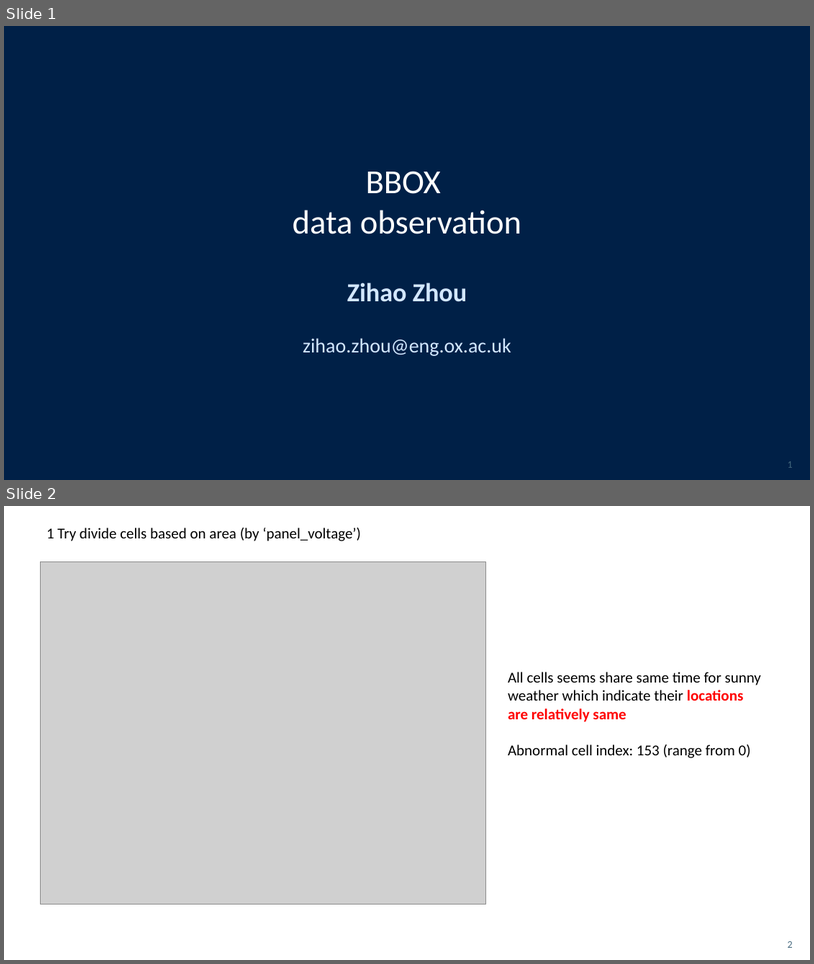
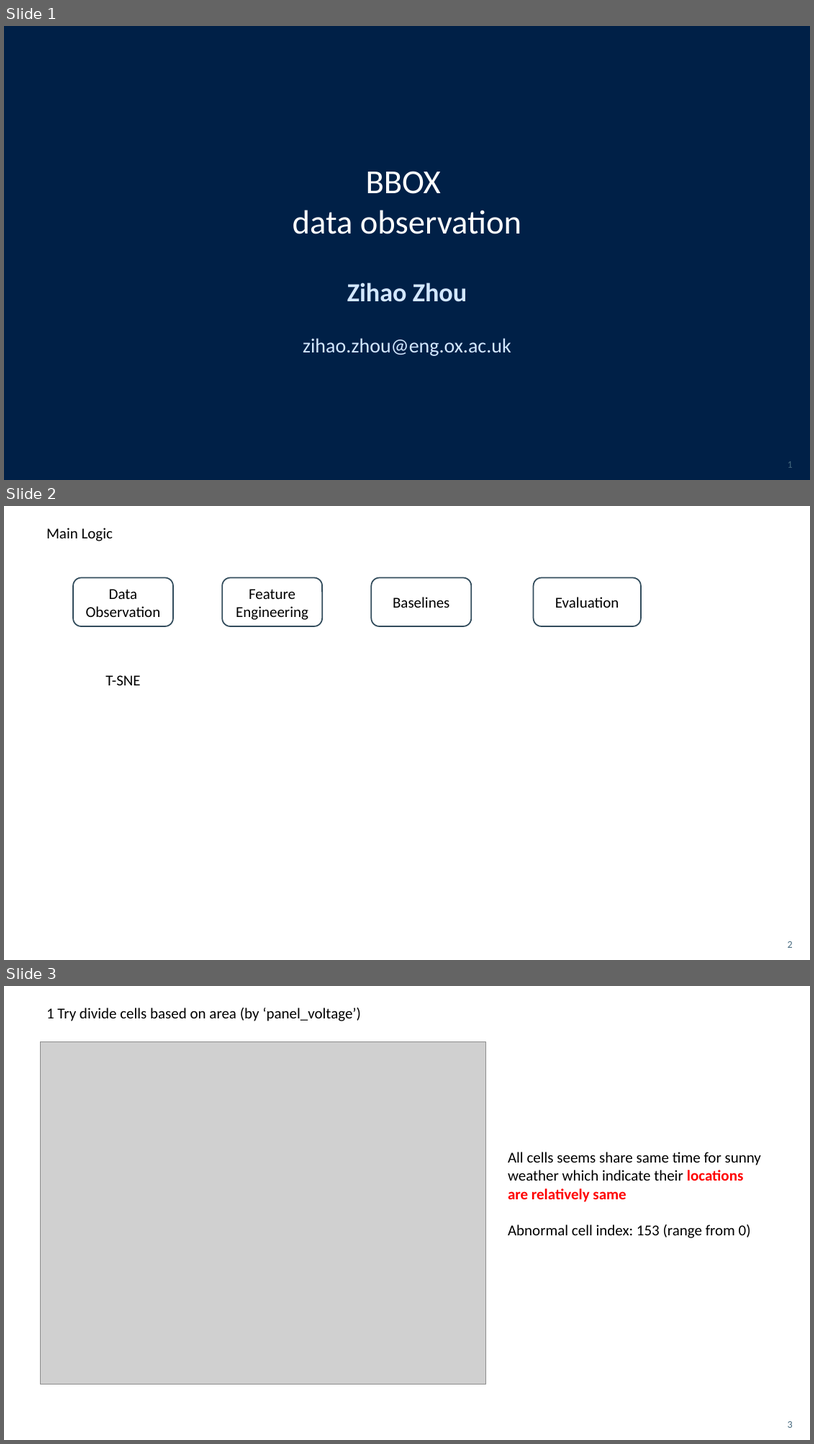
Before and after one commit to Zhouzihao914/bbox-team-22, a slide deck: Observation_analysis.pptx. Shown one above the other, each under a label of ours: slides 1 and 2 before the commit, slides 1, 2 and 3 after it. The pictures are 814x964 and 814x1444 pixels, drawn with LibreOffice and Linux fonts; fonts in the diff are those of the drawing; grey boxes stand for pictures; background and template pictures are left out. Boxes give left, top, right and bottom in pixels: in the first picture for what was removed or moved away, otherwise in the second. Text is boxed around its words. In the diff, an @@ line names an element or a change of style, - is before the commit and + after.

```diff
--- a/Observation_analysis.pptx
+++ b/Observation_analysis.pptx
@@ slide 2 added at bbox=[4, 506, 810, 960], background #FFFFFF @@
@@ text added at bbox=[46, 528, 113, 541], 18 pt, text #000000 @@
+Main Logic
@@ rounded rectangle added at bbox=[73, 577, 172, 626], outline #324D5C 1.5 pt, 18 pt, text #000000 @@
+Data Observation
@@ rounded rectangle added at bbox=[222, 577, 322, 626], outline #324D5C 1.5 pt, 18 pt, text #000000 @@
+Feature Engineering
@@ rounded rectangle added at bbox=[372, 577, 471, 626], outline #324D5C 1.5 pt, 18 pt, text #000000 @@
+Baselines
@@ rounded rectangle added at bbox=[534, 577, 642, 626], outline #324D5C 1.5 pt, 18 pt, text #000000 @@
+Evaluation
@@ text added at bbox=[106, 675, 140, 685], 18 pt, text #000000 @@
+T-SNE
@@ page number added at bbox=[788, 941, 793, 947], 12 pt, text #44687D @@
+2
@@ what was slide 2 is now slide 3 @@
```
Also in this commit, not shown: 1 other file.
